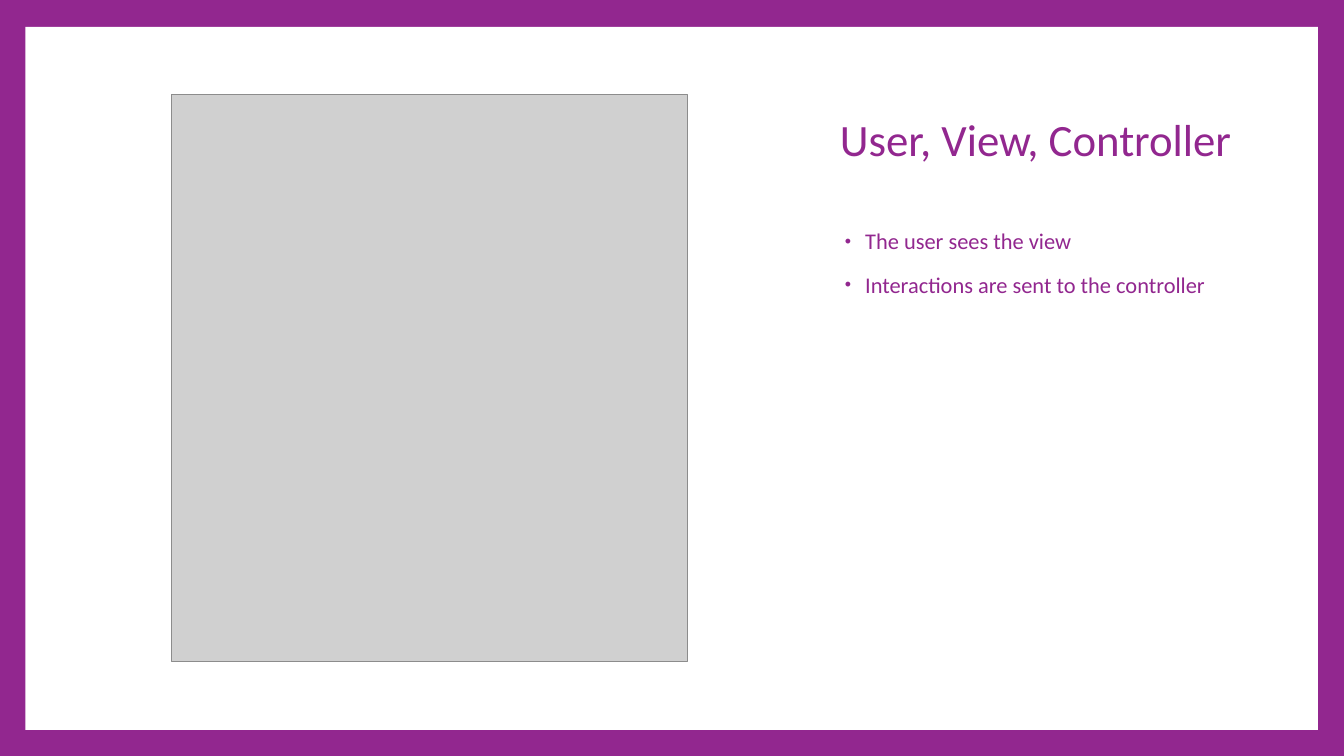
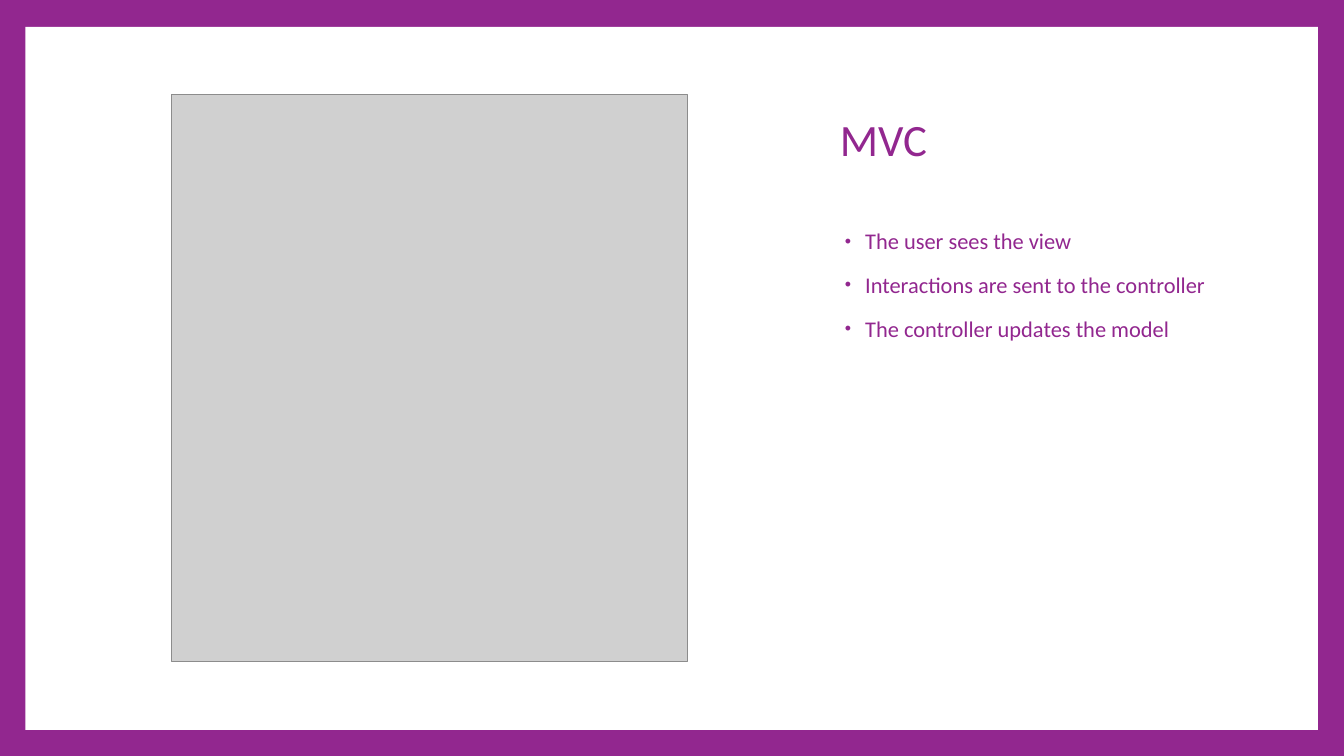
Before and after one commit to cdiggins/cs321, a slide deck: slide 29 of class-notes/cs321-winter-2023-lecture-19-architecture-2.pptx (slide 16 before the commit). Drawn at 1344x756 pixels with LibreOffice and Linux fonts; fonts in the diff are those of the drawing; grey boxes stand for pictures. Boxes give left, top, right and bottom in pixels: in the first picture for what was removed or moved away, otherwise in the second. Text is boxed around its words. In the diff, an @@ line names an element or a change of style, - is before the commit and + after.

```diff
--- a/class-notes/cs321-winter-2023-lecture-19-architecture-2.pptx
+++ b/class-notes/cs321-winter-2023-lecture-19-architecture-2.pptx
@@ title at <box>840,127,927,157</box>: text changed @@
-User, View, Controller
+MVC
@@ text at <box>865,321,1169,341</box>: paragraph added @@
+• The controller updates the model
```
Also in this commit, not shown: 5 other slides changed, 29 slides added, 14 slides removed, 12 other files.
